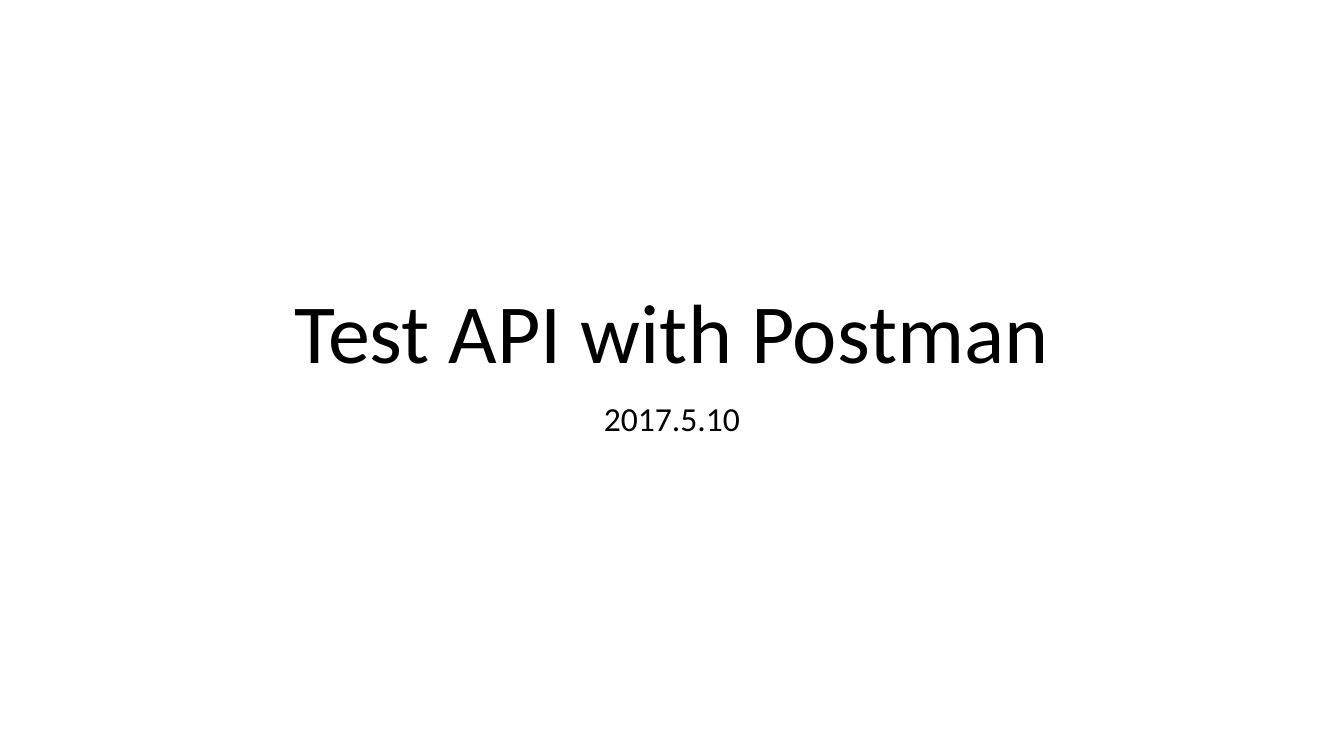
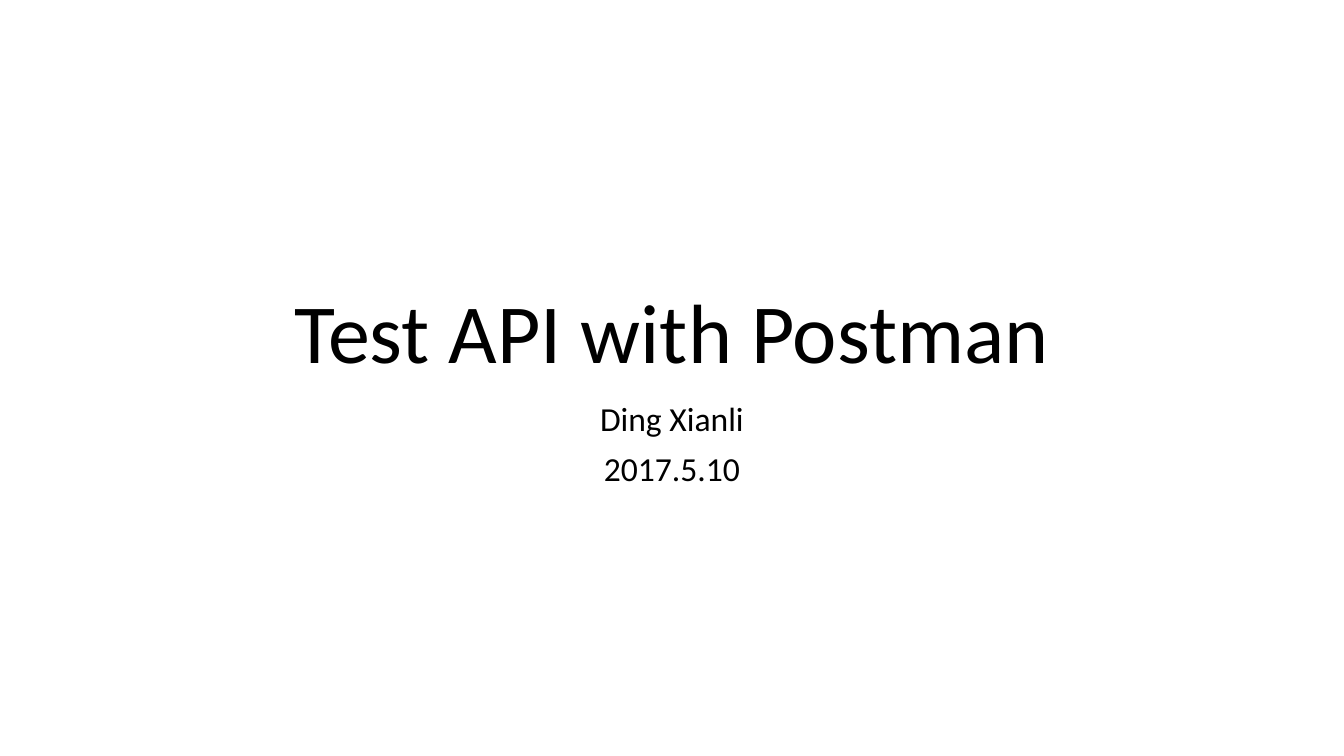
Before and after one commit to Wang-Ray/notes, a slide deck: slide 1 of Test api with Postman.ppt. Drawn at 1344x756 pixels with LibreOffice and Linux fonts; fonts in the diff are those of the drawing. Boxes give left, top, right and bottom in pixels: in the first picture for what was removed or moved away, otherwise in the second. Text is boxed around its words. In the diff, an @@ line names an element or a change of style, - is before the commit and + after.

```diff
--- a/Test api with Postman.ppt
+++ b/Test api with Postman.ppt
@@ subtitle at (600,407,743,437): paragraph added @@
+Ding Xianli
```
Also in this commit, not shown: 5 other files.
